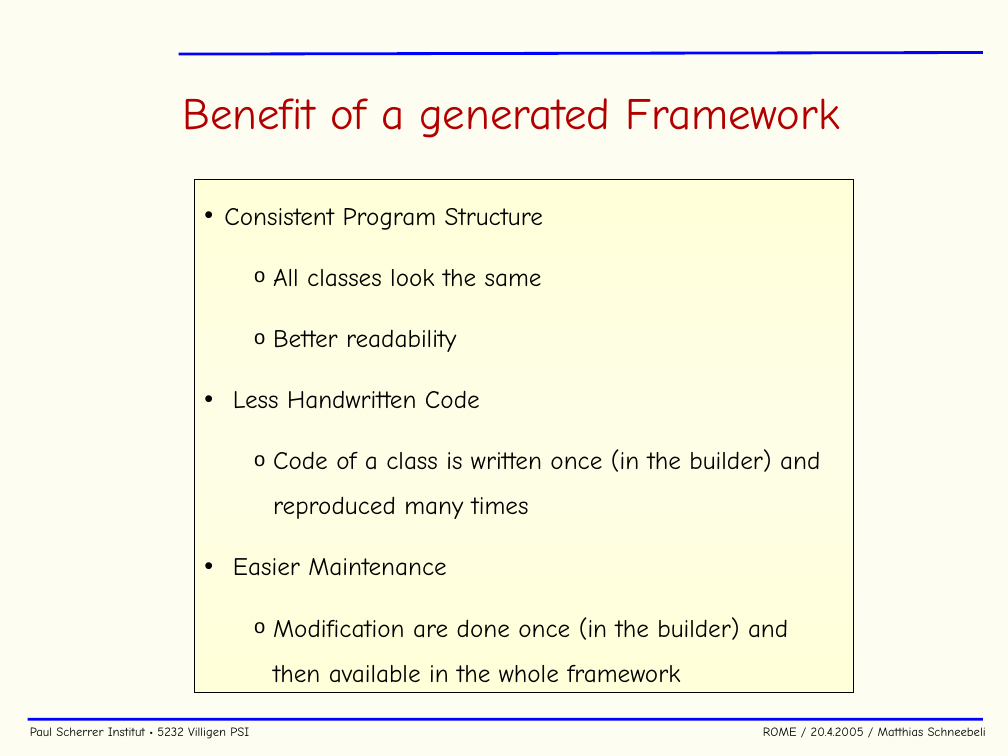
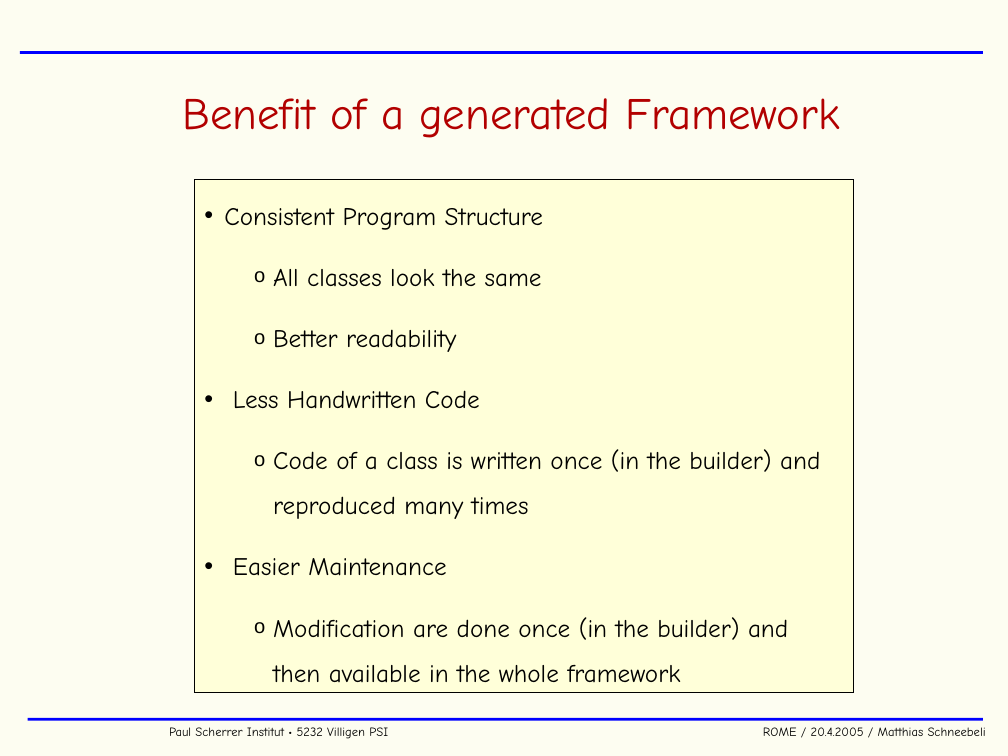
Before and after one commit to cjpl/rome, a slide deck: slide 26 of documentation/ROME.ppt (slide 27 before the commit). Drawn at 1008x756 pixels with LibreOffice and Linux fonts; fonts in the diff are those of the drawing; background and template pictures are left out. Boxes give left, top, right and bottom in pixels: in the first picture for what was removed or moved away, otherwise in the second. Text is boxed around its words. In the diff, an @@ line names an element or a change of style, - is before the commit and + after.

```diff
--- a/documentation/ROME.ppt
+++ b/documentation/ROME.ppt
@@ line moved from (178, 54) - (983, 52) to (20, 52) - (983, 52) @@
@@ text "Paul Scherrer Institut • 5232 ..." rewrapped from box(30, 727, 986, 739) to box(169, 727, 986, 739) @@
```
Also in this commit, not shown: 54 other slides changed, 1 slide added, 6 other files.
